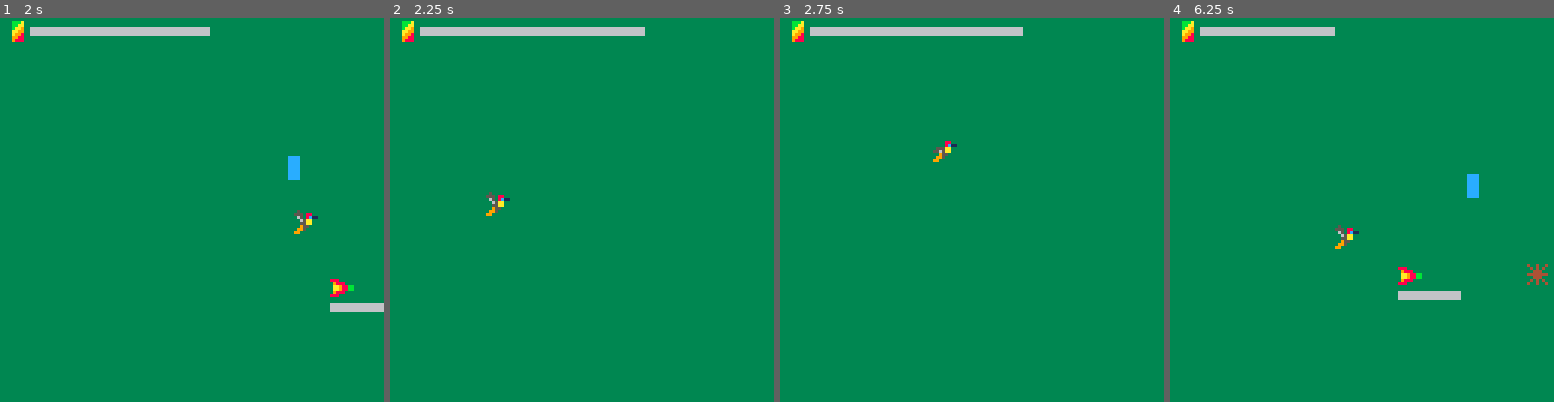
Above: before the commit, frames 1-4 (left to right).
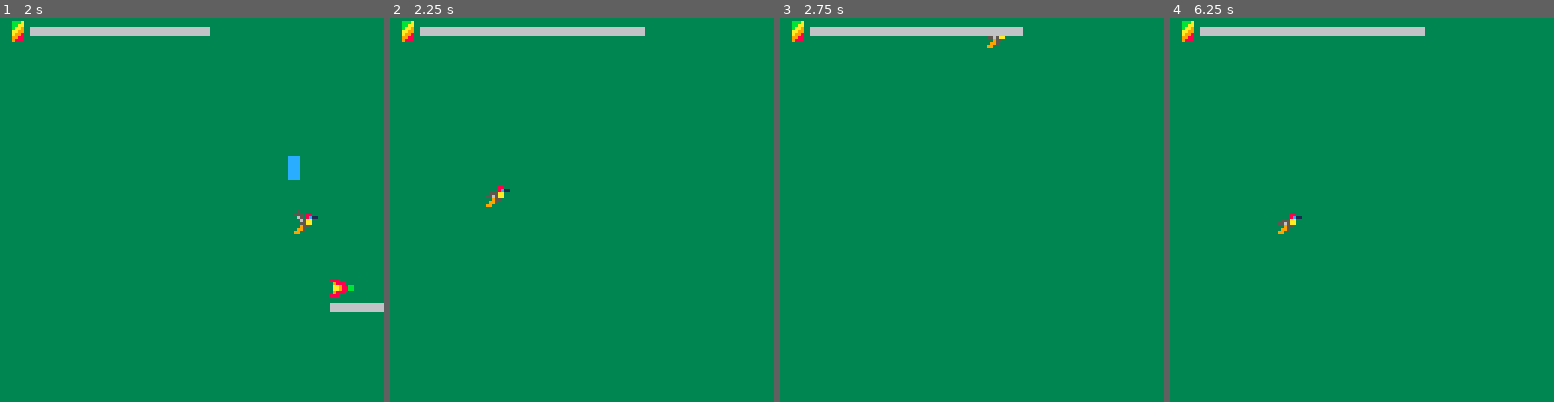
Above: after the commit, the same moments.

Repository: Cuttleshock/PICO-8-projects
Game: PICO-8 cartridge humm.p8
Same seed, same stepped clock (60 frames per second), same inputs: the game is played once before the commit and once after it.
Inputs:
- Up to frame 1 (2 s): tap X (X key) at 0.33, 1.07, 1.85 s; tap O (Z key) at 0.7, 1.7 s; hold Right from 1.6 s (still down)
- Up to frame 2 (2.25 s): release Right at 2.1 s; tap O (Z key) at 2.1 s; hold Up from 2.15 s (still down)
- Up to frame 3 (2.75 s): release Up at 2.42 s; hold Right from 2.47 s (still down); tap O (Z key) at 2.5 s
- Up to frame 4 (6.25 s): tap O (Z key) every 0.4 s from 2.9 to 6.1 s; tap X (X key) at 2.97, 4.08, 5.2 s; release Right at 3.03 s; hold Left 3.08-3.58 s; hold Down 3.63-3.97 s; hold Right 4.02-4.68 s; hold Up 4.73-5.03 s; hold Left 5.08-5.68 s; hold Down 5.73-6.03 s; hold Right from 6.08 s (still down)

Frame 1 is identical in both runs. In frame 2, 0.2% of the frame differs, in the area x 25-32%, y 43-52%; in frame 3, 0.2%; in frame 4, 1.8%, in the area x 28-99%, y 2-74%.

Commit message:
Introduce signal, popsignal; reset after death with this mechanism

Diff:
--- a/humm.p8
+++ b/humm.p8
@@ -35,6 +35,7 @@
 -->8
 -- main logic
 
+-- consts
 sqrt2 = sqrt(2)
 scrnlt = 0
 scrnrt = 120
@@ -44,7 +45,18 @@
 maxage = 2*3*2*5*7*2*3
 fdmult = 0.25 -- fuel display mult
 
+-- state
 nextspawn = 0
+_sgtype = nil
+_sgparms = nil
+
+-- actors
+local pc
+npcs = {}
+
+function signal(name,parms)
+	_sgtype,_sgparms=name,parms or {}
+end
 
 debug = {_names={}}
 function _d(str,name)
@@ -75,8 +87,6 @@
 		)
 	end
 end
-
-npcs = {}
 
 local actor = obj:extend{
 	age=0,
@@ -316,31 +326,31 @@
 		end
 	elseif (self.state=='splode') then
 		if btn(🅾️) or btn(❎) then
-			-- there has to be a
-			-- better way
-			self:init{
-			 friction=0.6,
-			 impulse=2,
-			 juice=300,
-			 x=32,
-			 y=64,
-			 dx=0,
-			 dy=0,
-			 state='fly',
-			}
-			for n in all(npcs) do
-				del(npcs,n)
-			end
+			signal('reset',{
+			 humm={
+			  friction=0.8,
+			  impulse=2,
+			  juice=300,
+			 },
+			})
 		end
 	end
 	self.age += 1
 	self.age %= maxage
 end
 
+function popsignal()
+	if _sgtype == 'reset' then
+		pc = humm(_sgparms.humm)
+		for n in all(npcs) do
+			del(npcs,n)
+		end
+	end
+	_sgtype,_sgparms=nil,nil
+end
+
 -->8
 -- top-level flow
-
-local pc
 
 function _init()
 	pc = humm{
@@ -358,6 +368,7 @@
 		end
 		updatenpcs()
 	end
+	popsignal()
 end
 
 function _draw()
